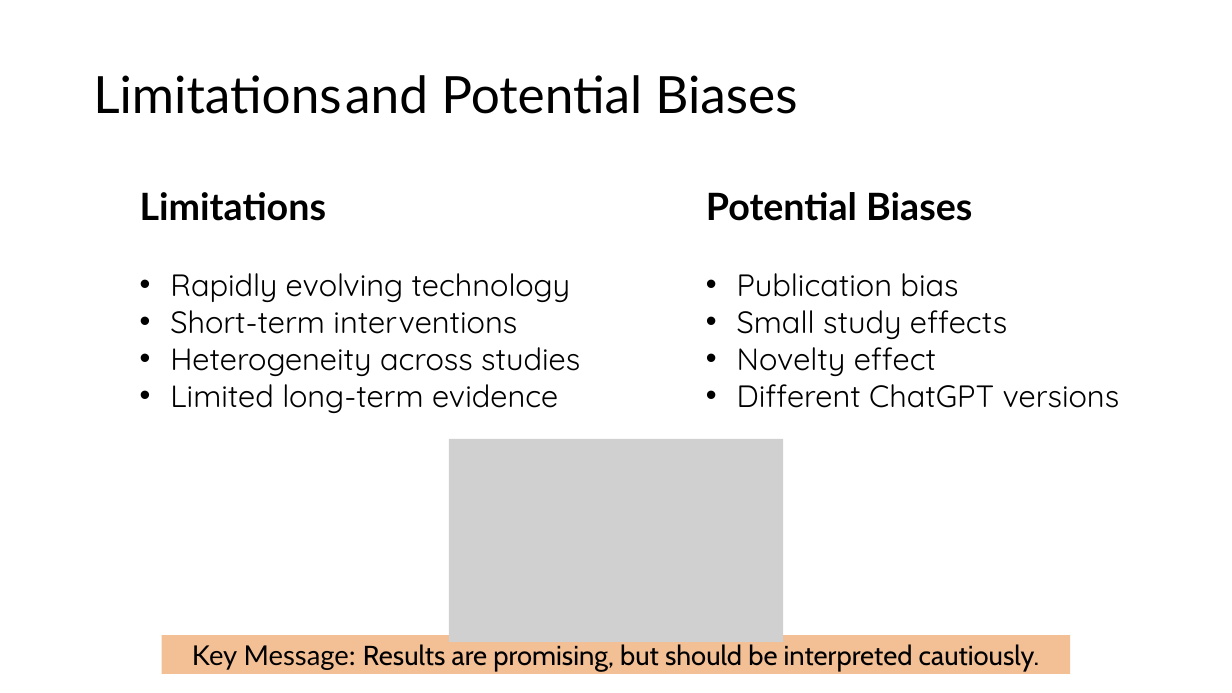
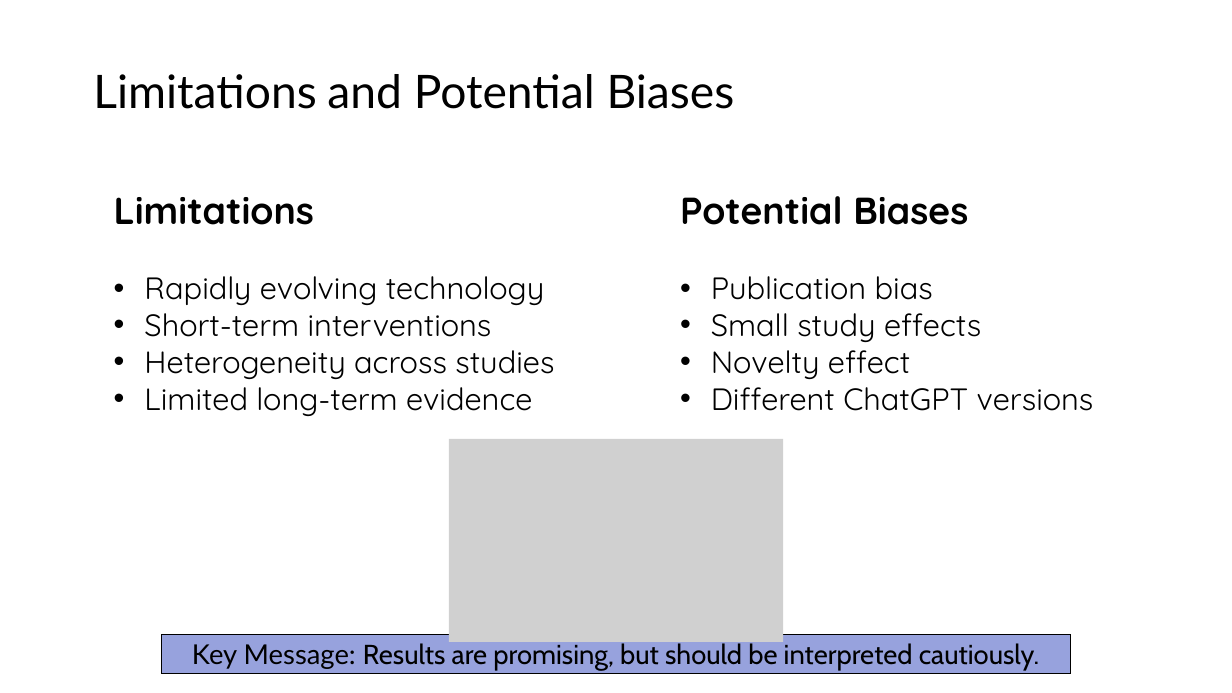
Before and after one commit to tinasophie15/tcpp_project_chatgpt_learning, a slide deck: slide 10 of Presentation.pptx (slide 11 before the commit). Drawn at 1232x693 pixels with LibreOffice and Linux fonts; fonts in the diff are those of the drawing; grey boxes stand for pictures. Boxes give left, top, right and bottom in pixels: in the first picture for what was removed or moved away, otherwise in the second. Text is boxed around its words. In the diff, an @@ line names an element or a change of style, - is before the commit and + after.

```diff
--- a/Presentation.pptx
+++ b/Presentation.pptx
@@ text "Limitations and Potential Biases" at bbox=[93, 74, 735, 109]: size 60 to 54 pt @@
@@ text "Limitations": place and size @@
-text "Limitations" at bbox=[140, 192, 1120, 413]
+text "Limitations" at bbox=[114, 197, 1094, 416]
@@ text at bbox=[114, 197, 314, 225]: font Lato to Quicksand in "Limitations", "Potential Biases" @@
@@ rectangle "Key Message: Results are promising, ..." at bbox=[161, 634, 1070, 673]: fill #E46C0A at 43% opacity to #97A2DD; outline none to #000000 0 pt @@
```
Also in this commit, not shown: 9 other slides changed, 12 slides removed.
